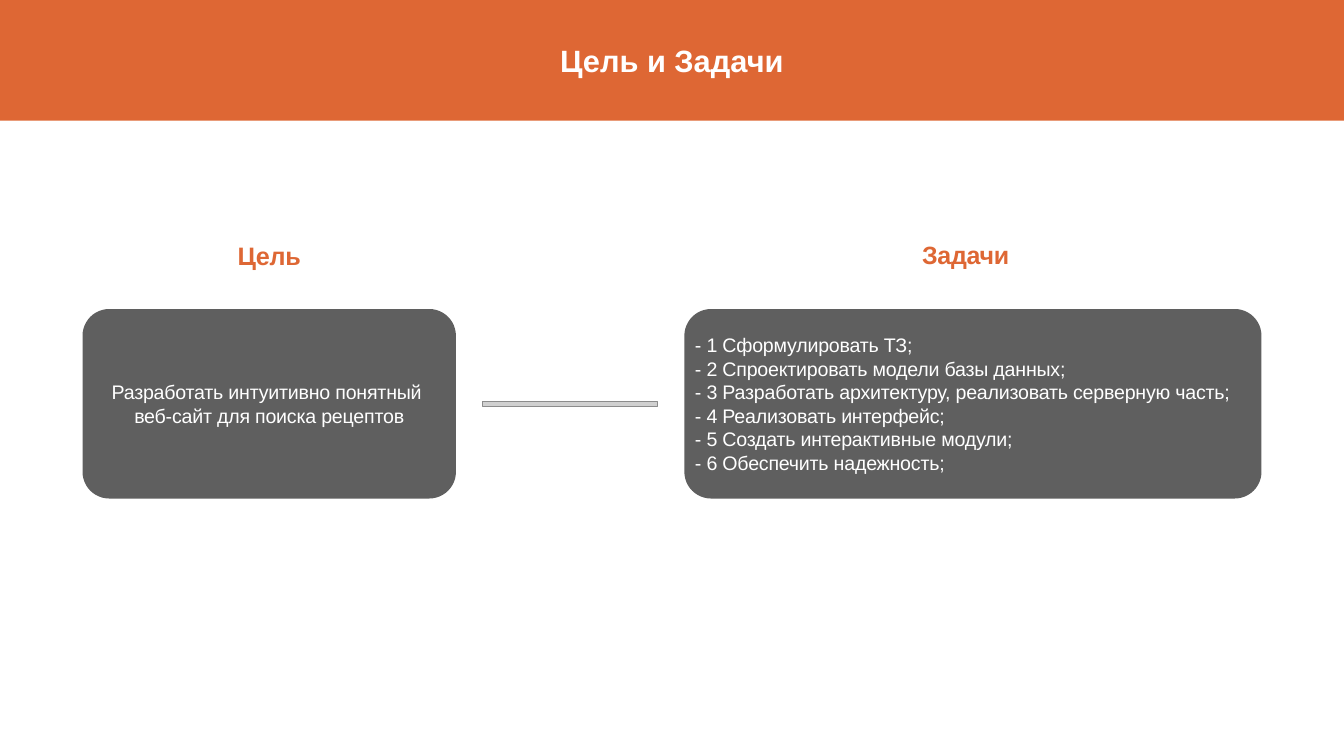
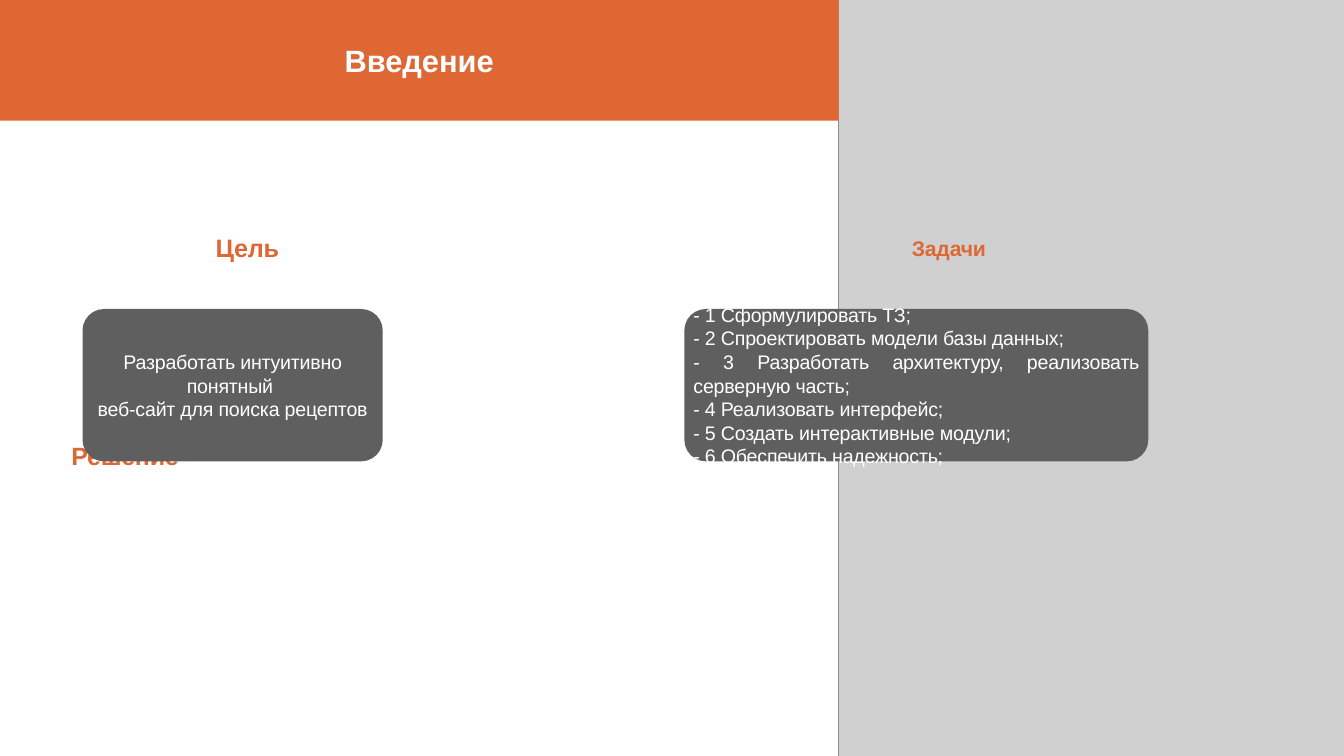
Before and after one commit to disaest/project-tpo, a slide deck: slide 2 of buskarov_pwp.pptx (slide 3 before the commit). Drawn at 1344x756 pixels with LibreOffice and Linux fonts; fonts in the diff are those of the drawing; grey boxes stand for pictures; background and template pictures are left out. Boxes give left, top, right and bottom in pixels: in the first picture for what was removed or moved away, otherwise in the second. Text is boxed around its words. In the diff, an @@ line names an element or a change of style, - is before the commit and + after.

```diff
--- a/buskarov_pwp.pptx
+++ b/buskarov_pwp.pptx
@@ rectangle removed at bbox=[0, 0, 1344, 120] @@
-Цель и Задачи
@@ rectangle added at bbox=[0, 0, 839, 120], fill #DE6734, 44 pt, text #FFFFFF, bold @@
+Введение
@@ picture added at bbox=[838, 0, 1344, 756] @@
@@ text "Цель": place and size @@
-text "Цель" at bbox=[238, 247, 301, 270]
+text "Цель" at bbox=[216, 239, 279, 262]
@@ text "Задачи" at bbox=[912, 241, 986, 260]: size 35.6 to 30.3 pt; line spacing 1 to 0.8 @@
@@ rounded rectangle "Разработать интуитивно понятный": place and size @@
-rounded rectangle "Разработать интуитивно понятный" at bbox=[83, 309, 456, 498]
+rounded rectangle "Разработать интуитивно понятный" at bbox=[83, 309, 383, 461]
@@ rounded rectangle "- 1 Сформулировать ТЗ;": place and size @@
-rounded rectangle "- 1 Сформулировать ТЗ;" at bbox=[684, 309, 1261, 498]
+rounded rectangle "- 1 Сформулировать ТЗ;" at bbox=[684, 309, 1148, 461]
@@ picture removed at bbox=[483, 402, 658, 406] @@
@@ text added at bbox=[71, 445, 178, 471], 35.6 pt, text #DE6734, bold @@
+Решение
```
Also in this commit, not shown: 3 other slides changed, 2 slides added, 1 slide removed.
